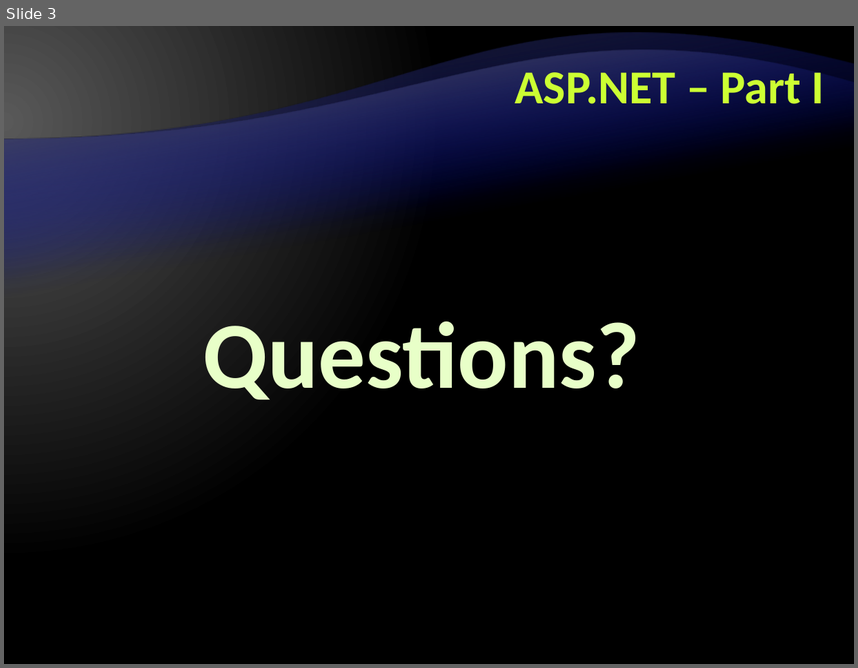
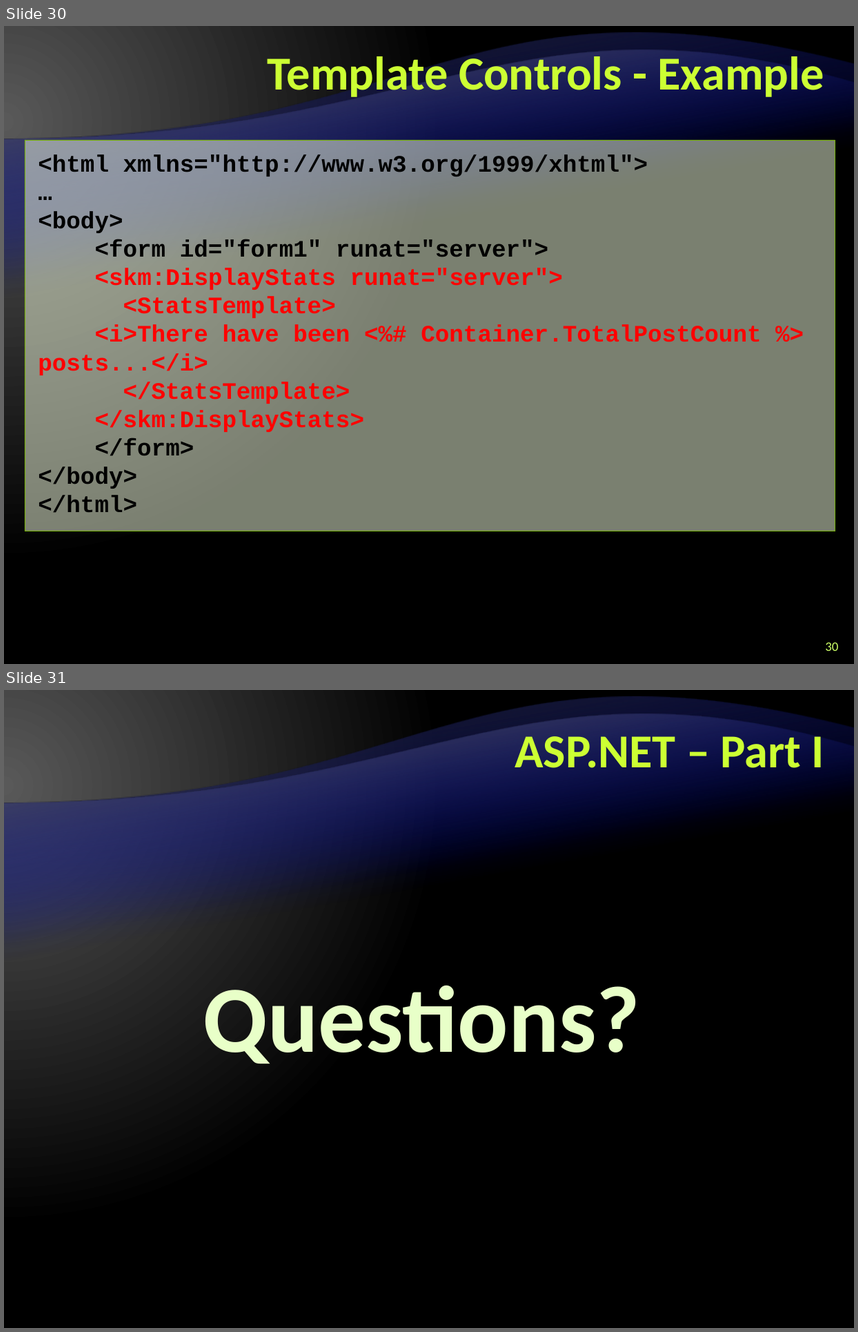
Before and after one commit to Graveheart/aspnetcourse, a slide deck: lectures/8. ASP.NET – Part I.pptx. Shown one above the other, each under a label of ours: slide 3 before the commit, slides 30 and 31 after it. The pictures are 858x668 and 858x1332 pixels, drawn with LibreOffice and Linux fonts; fonts in the diff are those of the drawing; background and template pictures are left out. Boxes give left, top, right and bottom in pixels: in the first picture for what was removed or moved away, otherwise in the second. Text is boxed around its words. In the diff, an @@ line names an element or a change of style, - is before the commit and + after.

```diff
--- a/lectures/8. ASP.NET – Part I.pptx
+++ b/lectures/8. ASP.NET – Part I.pptx
@@ slide 30 added at [4,26,854,664], background gradient #595959 to #000000; not listed: 2 template elements that a slide beside it also shows @@
@@ title added at [268,50,824,101], 40 pt, text #CCFF33, bold @@
+Template Controls - Example
@@ rectangle added at [25,140,835,531], fill #F5FFE0 at 50% opacity, outline #76B200 0.25 pt, 20 pt, text #FF0000, bold @@
+<html xmlns="http://www.w3.org/1999/xhtml">
+…
+<body>
+<form id="form1" runat="server">
+<skm:DisplayStats runat="server">
+<StatsTemplate>
+<i>There have been <%# Container.TotalPostCount %> posts...</i>
+</StatsTemplate>
+</skm:DisplayStats>
+</form>
+</body>
+</html>
@@ page number added at [825,641,838,650], 11 pt, text #CCFF66 @@
+30
@@ what was slide 3 is now slide 31 @@
```
Also in this commit, not shown: 2 slides changed, 28 other slides added.
